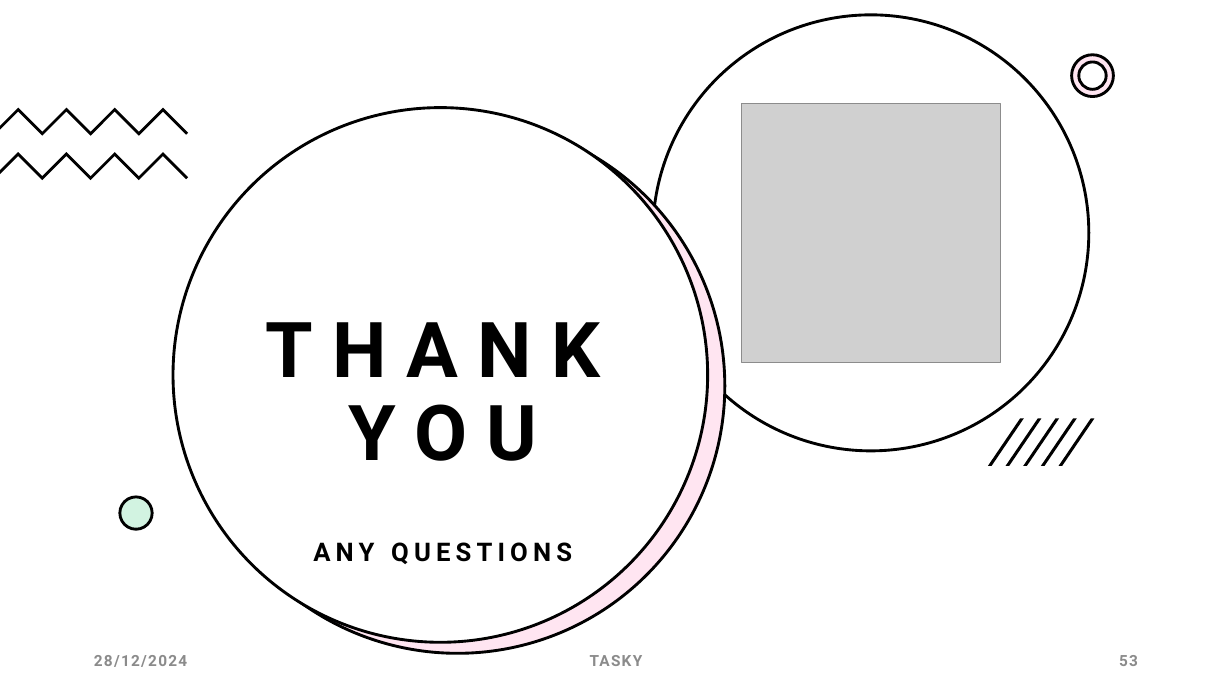
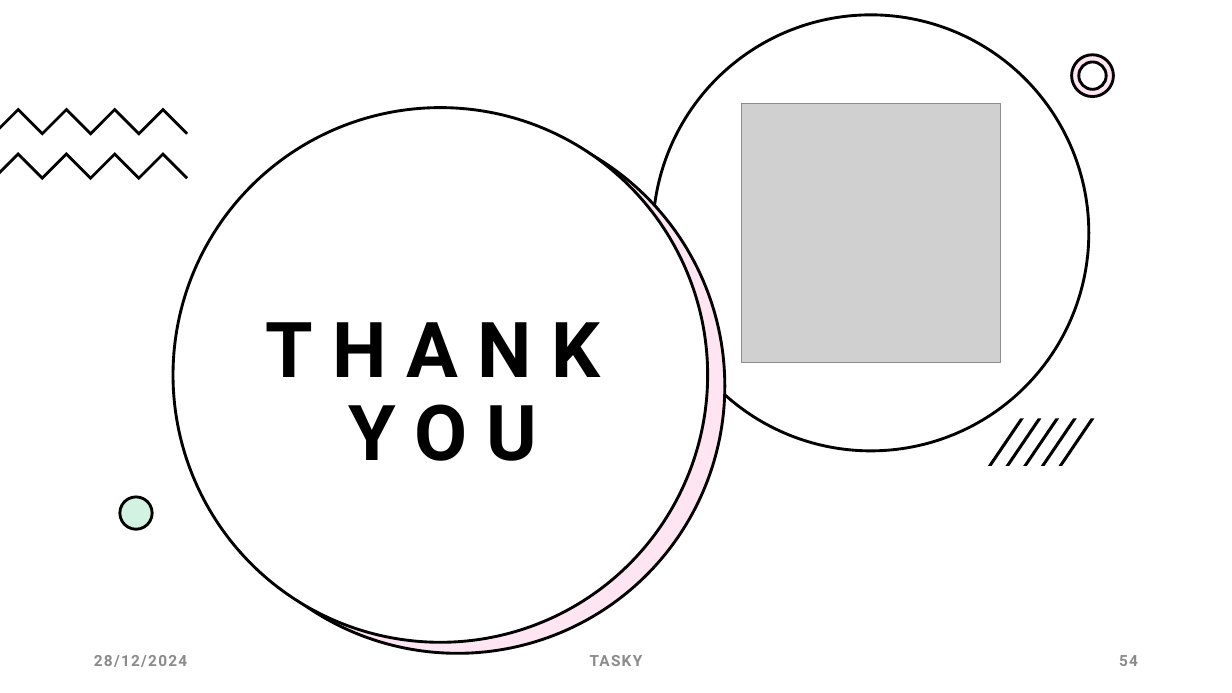
Before and after one commit to BadrGello/Task-Management-App, a slide deck: slide 54 of Documents/Final presentation.pptx (slide 53 before the commit). Drawn at 1232x693 pixels with LibreOffice and Linux fonts; fonts in the diff are those of the drawing; grey boxes stand for pictures. Boxes give left, top, right and bottom in pixels: in the first picture for what was removed or moved away, otherwise in the second. Text is boxed around its words. In the diff, an @@ line names an element or a change of style, - is before the commit and + after.

```diff
--- a/Documents/Final presentation.pptx
+++ b/Documents/Final presentation.pptx
@@ subtitle removed at bbox=[313, 542, 572, 564] @@
-ANY QUESTIONS
@@ page number at bbox=[1119, 655, 1138, 666]: text changed @@
-53
+54
```
Also in this commit, not shown: 6 other slides changed, 1 slide added, 1 other file.
